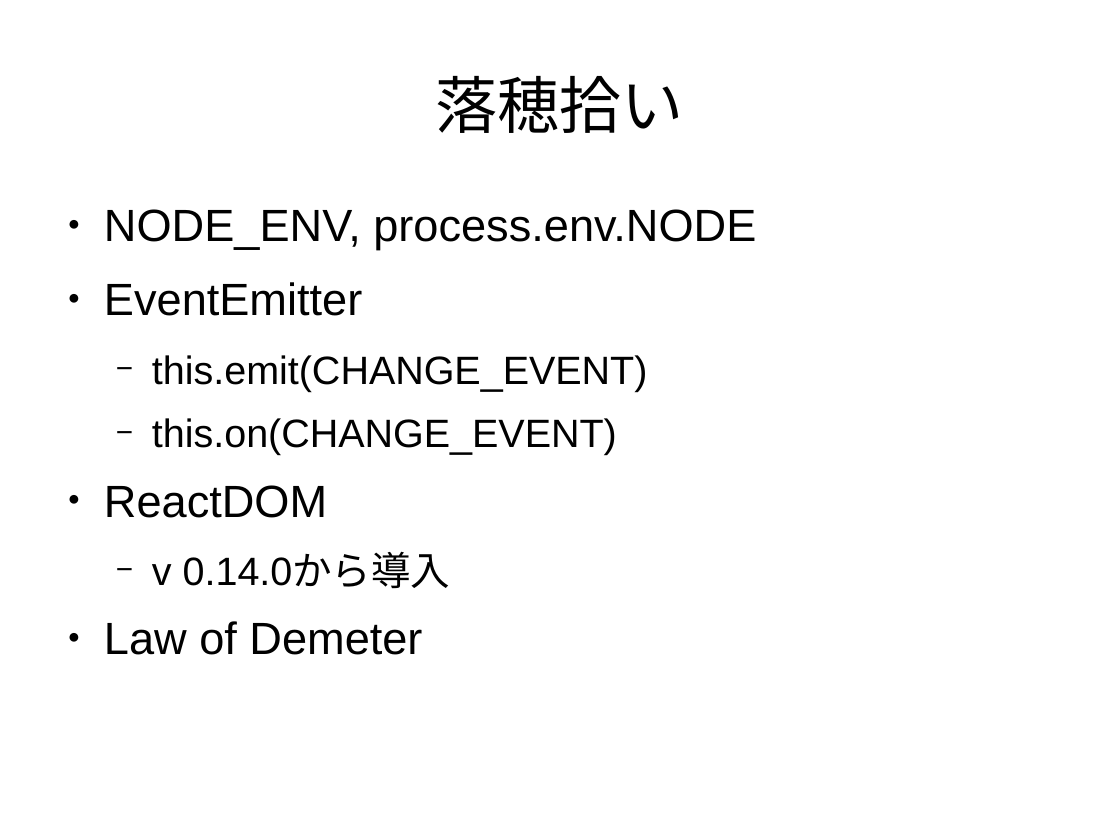
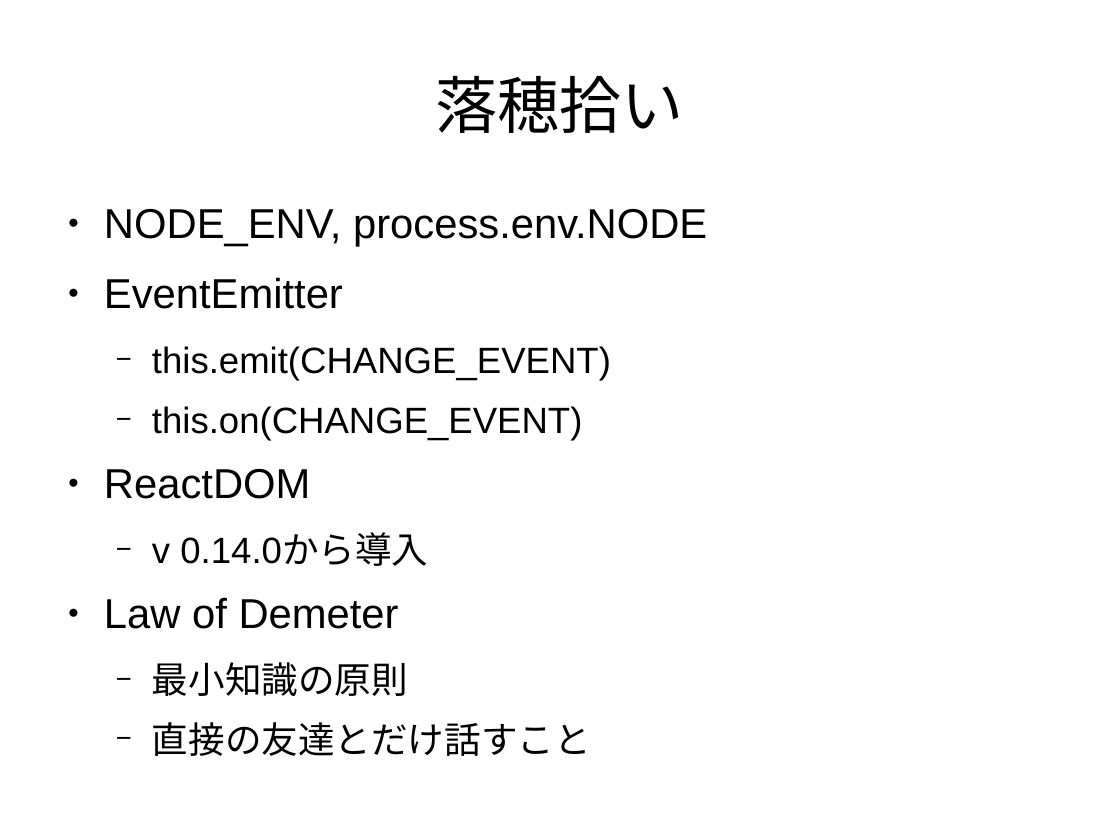
Before and after one commit to sallop/til, a slide deck: slide 19 of react入門.odp (slide 15 before the commit). Drawn at 1120x840 pixels with LibreOffice and Linux fonts; fonts in the diff are those of the drawing. Boxes give left, top, right and bottom in pixels: in the first picture for what was removed or moved away, otherwise in the second. Text is boxed around its words. In the diff, an @@ line names an element or a change of style, - is before the commit and + after.

Commit message:
minor update

```diff
--- a/react入門.odp
+++ b/react入門.odp
@@ text at (x1=104, y1=209, x2=707, y2=629): size 32 to 29.6 pt in "NODE_ENV, process.env.NODE", "EventEmitter", "ReactDOM", "Law of Demeter"; size 28 to 25.9 pt in "this.emit(CHANGE_EVENT)", "this.on(CHANGE_EVENT)", "v 0.14.0から導入" @@
@@ text at (x1=152, y1=662, x2=591, y2=756): paragraphs added @@
+  − 最小知識の原則
+  − 直接の友達とだけ話すこと
```
Also in this commit, not shown: 4 slides added.
